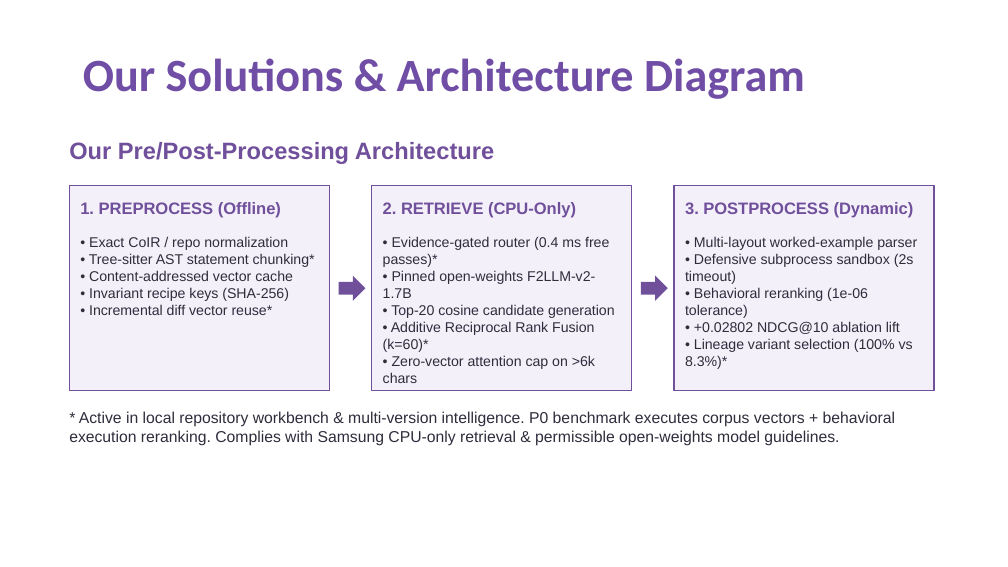
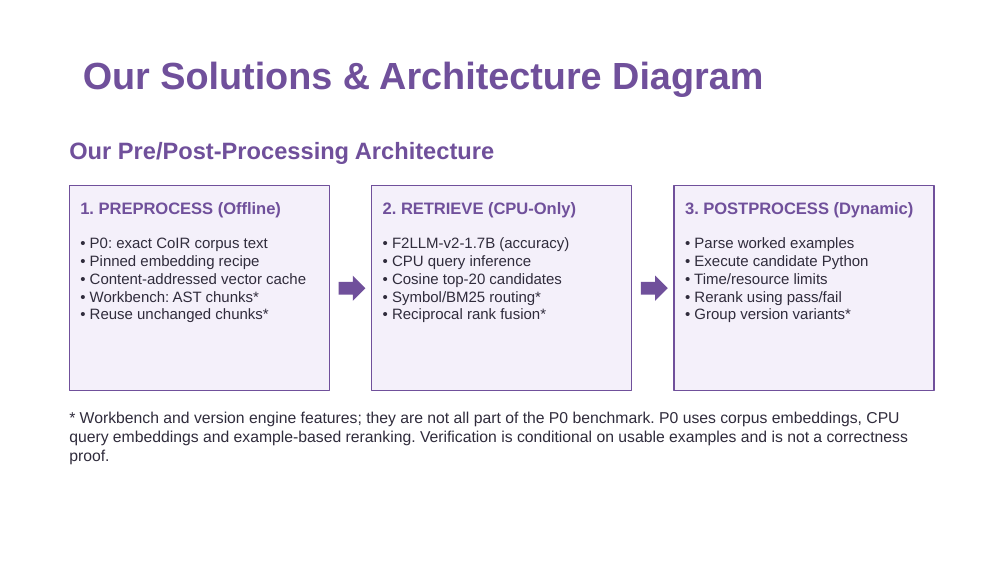
Before and after one commit to krizz711/CodeDoctor-Agentic-Semantic-and-Structural-Intelligence-for-Code-Repositories, a slide deck: slide 4 of VITV_Doctors_Submission.pptx. Drawn at 1008x567 pixels with LibreOffice and Linux fonts; fonts in the diff are those of the drawing. Boxes give left, top, right and bottom in pixels: in the first picture for what was removed or moved away, otherwise in the second. Text is boxed around its words. In the diff, an @@ line names an element or a change of style, - is before the commit and + after.

Commit message:
fix: prepare audited submission corrections locally

```diff
--- a/VITV_Doctors_Submission.pptx
+++ b/VITV_Doctors_Submission.pptx
@@ title "Our Solutions & Architecture Diagram" at [83, 61, 763, 96]: size 44 to 36 pt, font Calibri to Arial, text colour #704EA6 to #70509B @@
@@ text at [90, 237, 268, 269]: text changed; size 13.5 to 14.2 pt @@
-• Exact CoIR / repo normalization
-• Tree-sitter AST statement chunking*
+• P0: exact CoIR corpus text
+• Pinned embedding recipe
@@ text at [392, 237, 569, 322]: text changed; size 13.5 to 14.2 pt @@
-• Evidence-gated router (0.4 ms free passes)*
-• Pinned open-weights F2LLM-v2-1.7B
-• Top-20 cosine candidate generation
-• Additive Reciprocal Rank Fusion (k=60)*
-• Zero-vector attention cap on >6k chars
+• F2LLM-v2-1.7B (accuracy)
+• CPU query inference
+• Cosine top-20 candidates
+• Symbol/BM25 routing*
+• Reciprocal rank fusion*
@@ text at [694, 237, 869, 322]: text changed; size 13.5 to 14.2 pt @@
-• Multi-layout worked-example parser
-• Defensive subprocess sandbox (2s timeout)
-• Behavioral reranking (1e-06 tolerance)
-• +0.02802 NDCG@10 ablation lift
-• Lineage variant selection (100% vs 8.3%)*
+• Parse worked examples
+• Execute candidate Python
+• Time/resource limits
+• Rerank using pass/fail
+• Group version variants*
@@ text at [90, 291, 268, 322]: text changed; size 13.5 to 14.2 pt @@
-• Invariant recipe keys (SHA-256)
-• Incremental diff vector reuse*
+• Workbench: AST chunks*
+• Reuse unchanged chunks*
@@ text at [90, 273, 306, 284]: size 13.5 to 14.2 pt in "• Content-addressed vector cache" @@
@@ text at [69, 411, 908, 465]: text changed @@
-* Active in local repository workbench & multi-version intelligence. P0 benchmark executes corpus vectors + behavioral execution reranking. Complies with Samsung CPU-only retrieval & permissible open-weights model guidelines.
+* Workbench and version engine features; they are not all part of the P0 benchmark. P0 uses corpus embeddings, CPU query embeddings and example-based reranking. Verification is conditional on usable examples and is not a correctness proof.
```
Also in this commit, not shown: 10 other slides changed, 49 other files.
